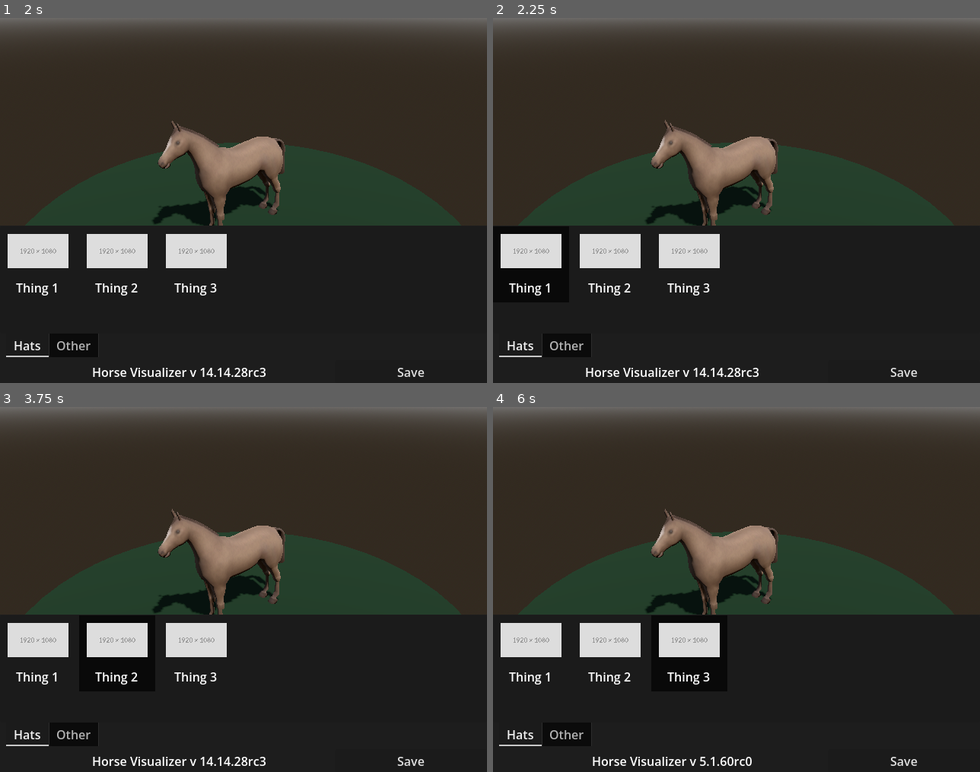
Above: before the commit, frames 1-4 (two rows, left to right).
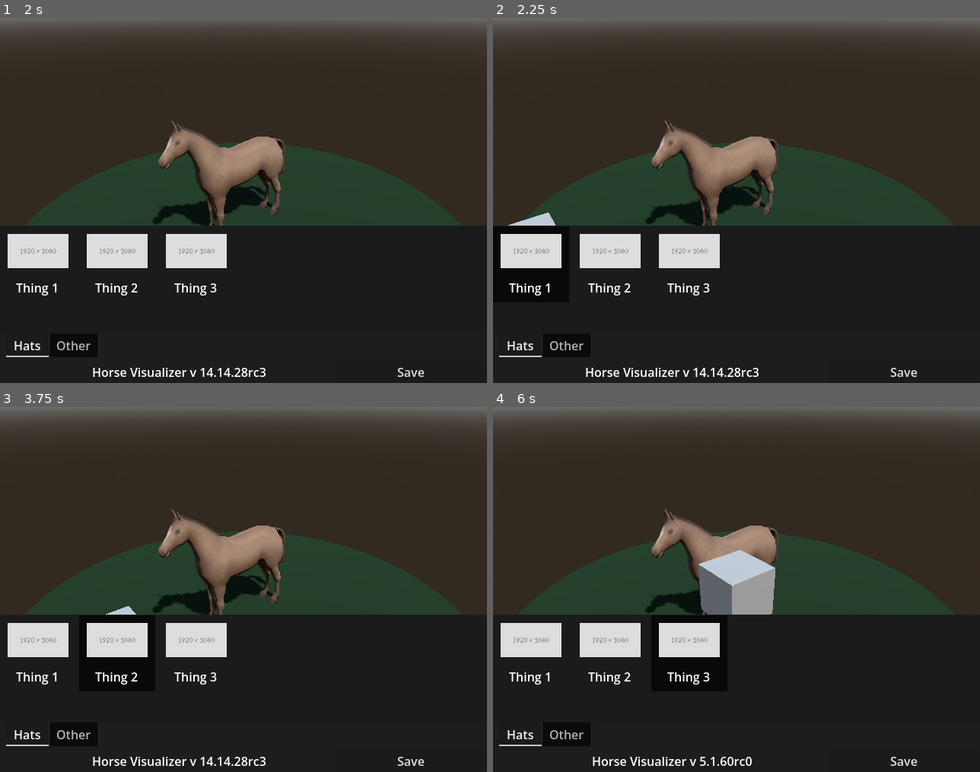
Above: after the commit, the same moments.

Repository: lukewhitingdev/gamejam-Bradys-Day-Out
Game: Godot game, scene res://Maps/MainMenuMap.tscn
The game is run twice, just before and just after one commit, with the same random seed, the same clock (stepped at 60 frames per second) and the same inputs. The engine's default icon, where the game draws it, is replaced by a stand-in: a white triangle on a blue panel in a dark square.
Inputs (mouse positions are in pixels of both pictures, inside the frame that each line leads up to):
- Up to frame 1 (2 s): click "Play" at 0.5 s; tap Enter at 1.25 s; move the mouse to (243, 291) at 1.27 s; press the mouse at (243, 291) at 1.28 s; hold D (move_right) from 1.28 s (still down)
- Up to frame 2 (2.25 s): tap Space (start_game) at 2 s; move the mouse to (531, 262) at 2.02 s; release D (move_right) at 2.03 s; release the mouse at (531, 262) at 2.03 s; hold A (move_left) from 2.03 s (still down); right-click (531, 262) at 2.1 s; click (531, 262) at 2.17 s
- Up to frame 3 (3.75 s): release A (move_left) at 2.75 s; click "Save" at 2.75 s; move the mouse to (116, 651) at 3.52 s; press the mouse at (116, 651) at 3.53 s; hold D (move_right) from 3.53 s (still down)
- Up to frame 4 (6 s): move the mouse to (687, 651) at 4.27 s; release the mouse at (687, 651) at 4.28 s; right-click (687, 651) at 4.35 s; click (687, 651) at 4.42 s; move the mouse to (673, 761) at 5.02 s; release D (move_right) at 5.03 s; press the mouse at (673, 761) at 5.03 s; hold A (move_left) from 5.03 s (still down); move the mouse to (590, 534) at 5.77 s; release the mouse at (590, 534) at 5.78 s; right-click (590, 534) at 5.85 s

Frame 1 is identical in both runs. In frame 2, 0.2% of the frame differs, in the area x 3-13%, y 53-57%; in frame 3, less than 0.1%; in frame 4, 2.4%, in the area x 42-58%, y 39-57%.

Commit message:
Updated on asset change event to load resource properly and child it to the ray cursor

Diff:
--- a/app/chopchop/GameObjects/dressup_camera.gd
+++ b/app/chopchop/GameObjects/dressup_camera.gd
@@ -21,8 +21,8 @@
 
 func _on_asset_changed(data: GridItemData):
 	print_debug("Changed asset to: %s with data: %s" % [data.Name, data.Asset])
-	var cursor:MeshInstance3D = %cursorobj as MeshInstance3D
-	cursor.mesh = data.Asset
+	var node = data.Asset.instantiate()
+	%cursorobj.add_child(node)
 
 # Called every frame. 'delta' is the elapsed time since the previous frame.
 func _process(delta: float) -> void:
